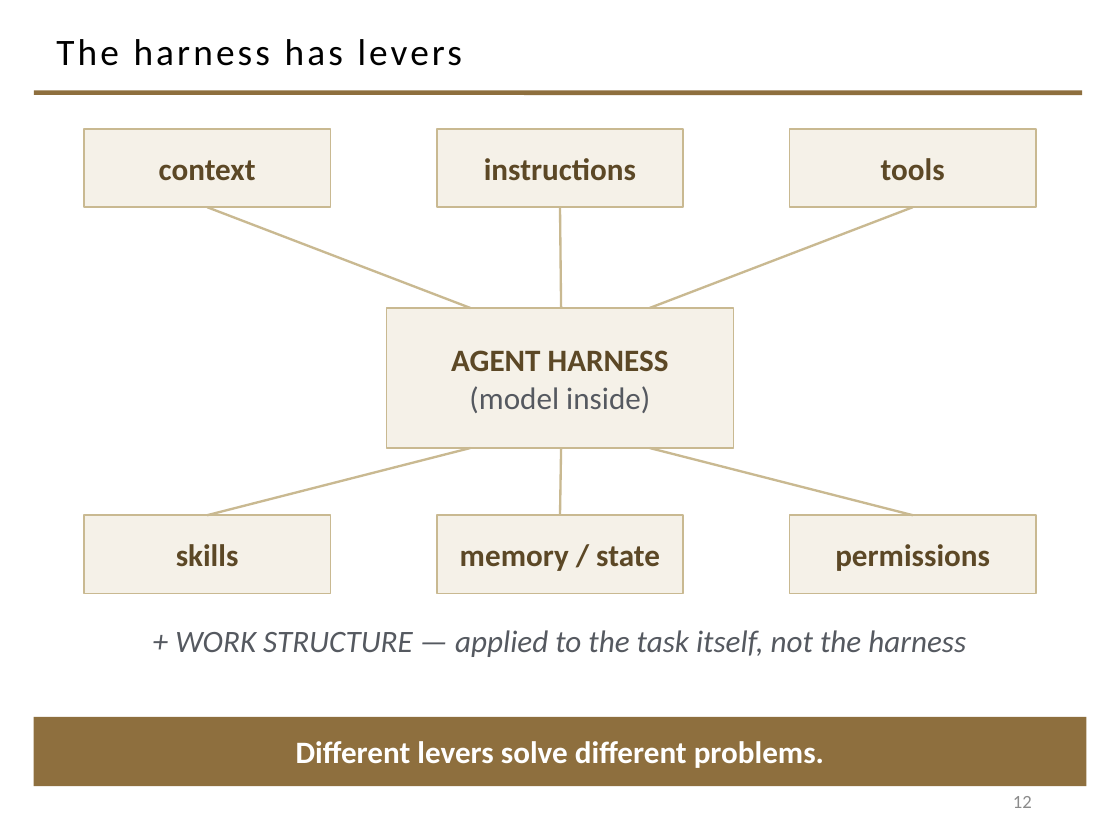
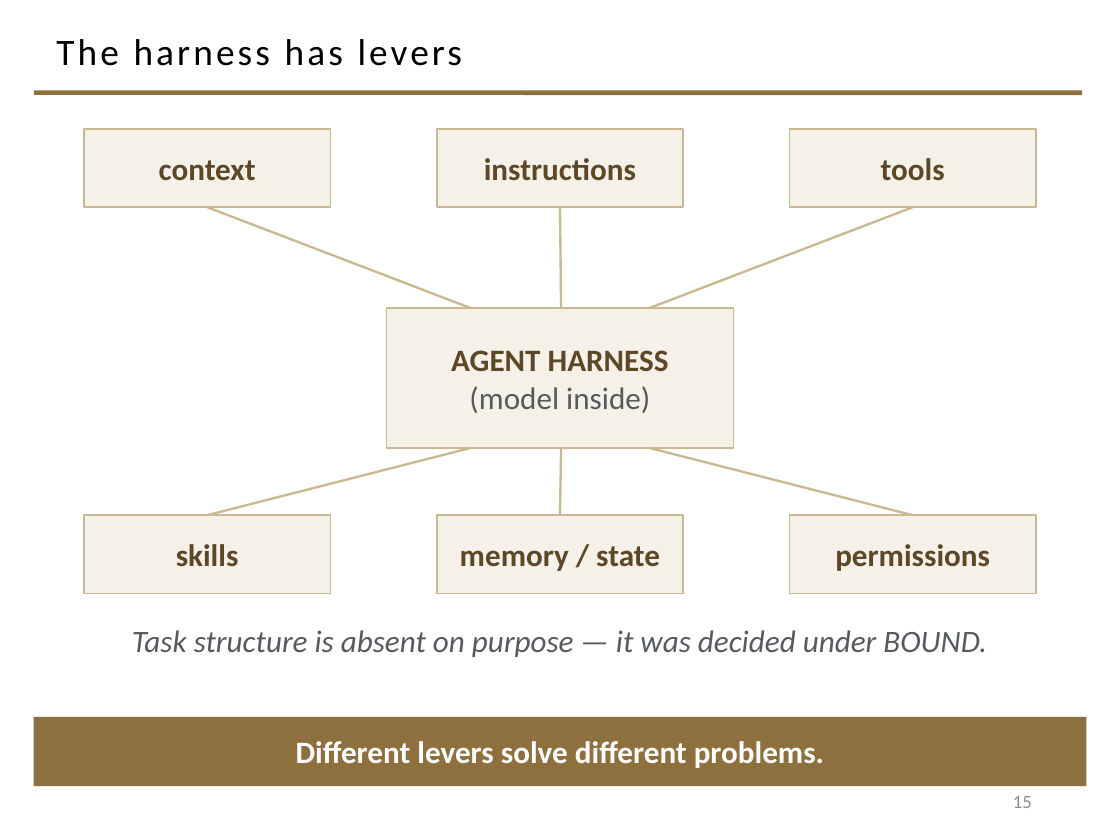
Before and after one commit to davisjam/model-based-agentic-software-engineering, a slide deck: slide 15 of course/lectures/act-2-building-systems-and-governing-changes/01-agent-levers/2-1-Agents.pptx (slide 12 before the commit). Drawn at 1120x840 pixels with LibreOffice and Linux fonts; fonts in the diff are those of the drawing; background and template pictures are left out. Boxes give left, top, right and bottom in pixels: in the first picture for what was removed or moved away, otherwise in the second. Text is boxed around its words. In the diff, an @@ line names an element or a change of style, - is before the commit and + after.

```diff
--- a/course/lectures/act-2-building-systems-and-governing-changes/01-agent-levers/2-1-Agents.pptx
+++ b/course/lectures/act-2-building-systems-and-governing-changes/01-agent-levers/2-1-Agents.pptx
@@ text at <box>132,630,987,657</box>: text changed @@
-+ WORK STRUCTURE — applied to the task itself, not the harness
+Task structure is absent on purpose — it was decided under BOUND.
@@ page number at <box>1013,796,1032,808</box>: text changed @@
-12
+15
```
Also in this commit, not shown: 14 other slides changed, 6 slides added.
